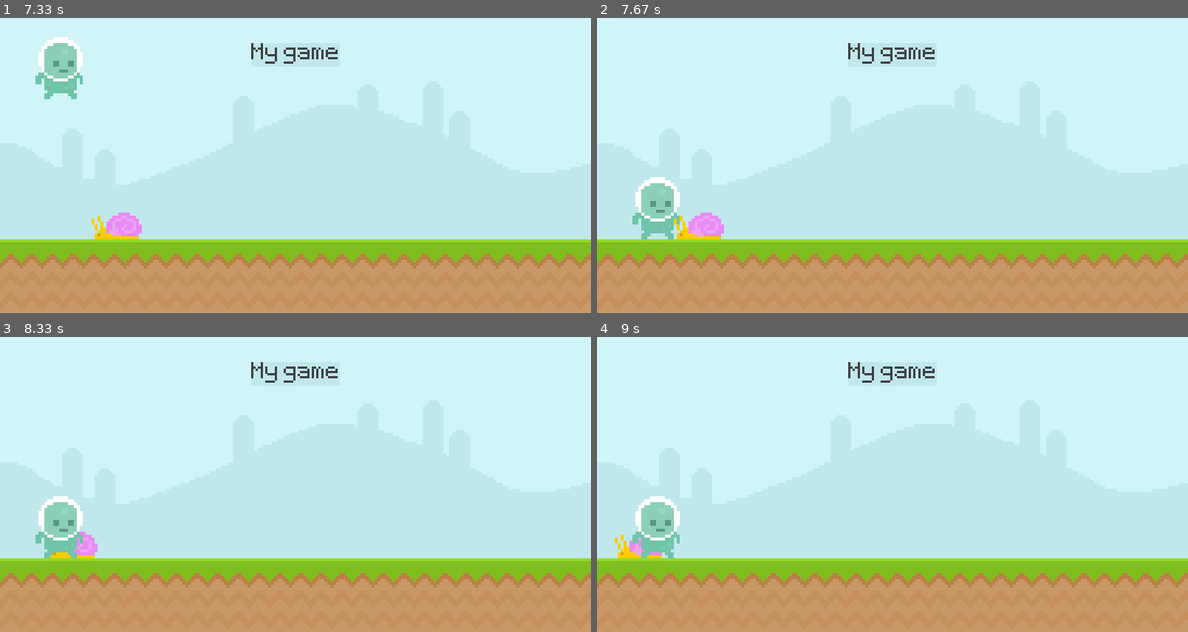
Above: before the commit, frames 1-4 (two rows, left to right).
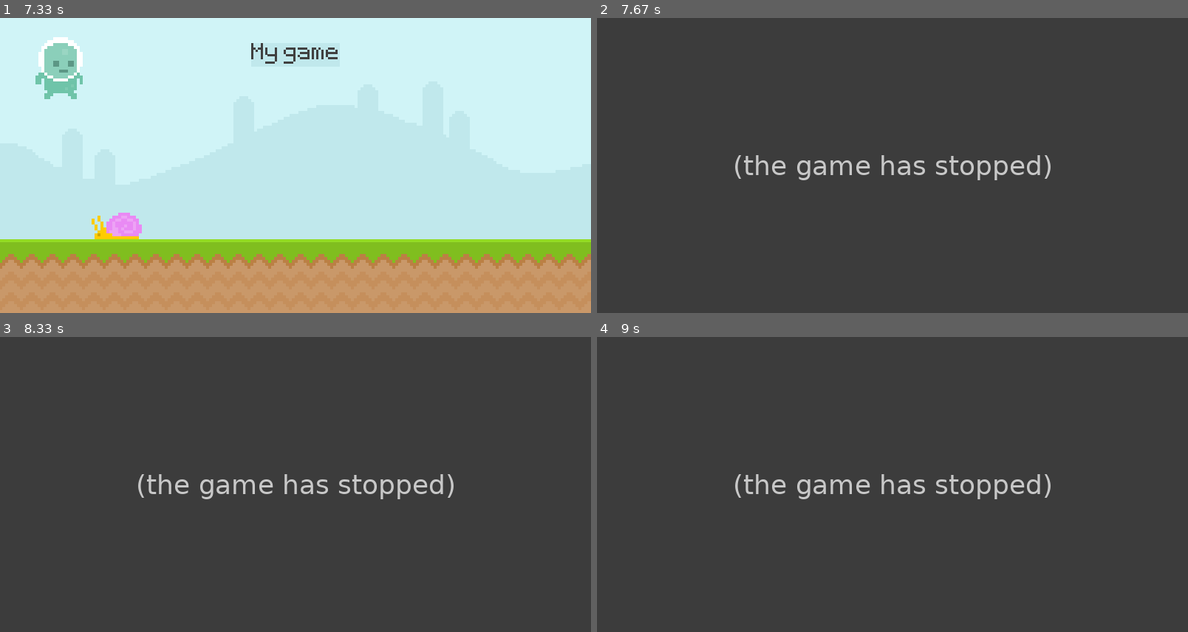
Above: after the commit, the same moments.

Repository: kevimconnelly/Pygame-Runner
Game: pygame game, started from main.py
Same seed, same stepped clock (60 frames per second), same inputs: the game is played once before the commit and once after it.
Inputs (mouse positions are in pixels of both pictures, inside the frame that each line leads up to):
- Up to frame 1 (7.33 s): click (59, 206) at 0.38 s; tap Space at 1.67, 2.07, 2.37, 2.9, 3.2, 3.97, 4.73, 5.13, 5.43, 6.2, 6.5, 6.7, 7 s
- Up to frame 2 (7.67 s): no input
- Up to frame 3 (8.33 s): no input
- Up to frame 4 (9 s): no input

Frame 1 is identical in both runs. In frame 2, 100% of the frame differs, in the area x 0-100%, y 0-100%; in frame 3, 100%; in frame 4, 100%.
After the commit the program exited at 7.62 s; later frames show no game.

Commit message:
add enemy collision

Diff:
--- a/main.py
+++ b/main.py
@@ -26,7 +26,7 @@
         if event.type == pygame.QUIT:
             pygame.quit()
             exit()
-        if event.type == pygame.MOUSEBUTTONDOWN:
+        if event.type == pygame.MOUSEBUTTONDOWN and player_rect.bottom == 300:
             if player_rect.collidepoint(event.pos):
                 player_gravity = -20
 
@@ -53,5 +53,10 @@
         player_rect.bottom = 300
     screen.blit(player_surf, player_rect)
 
+    # Collision
+    if snail_rect.colliderect(player_rect):
+        pygame.quit()
+        exit()
+
     pygame.display.update()
     clock.tick(60)
